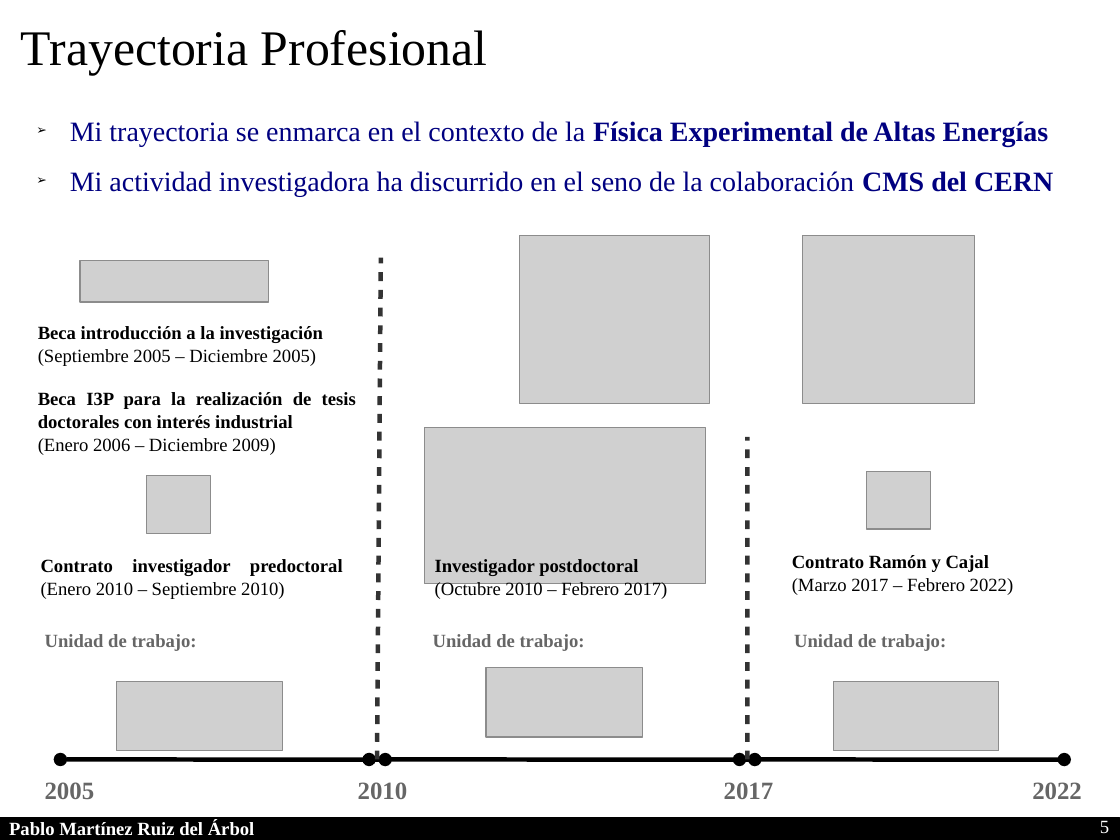
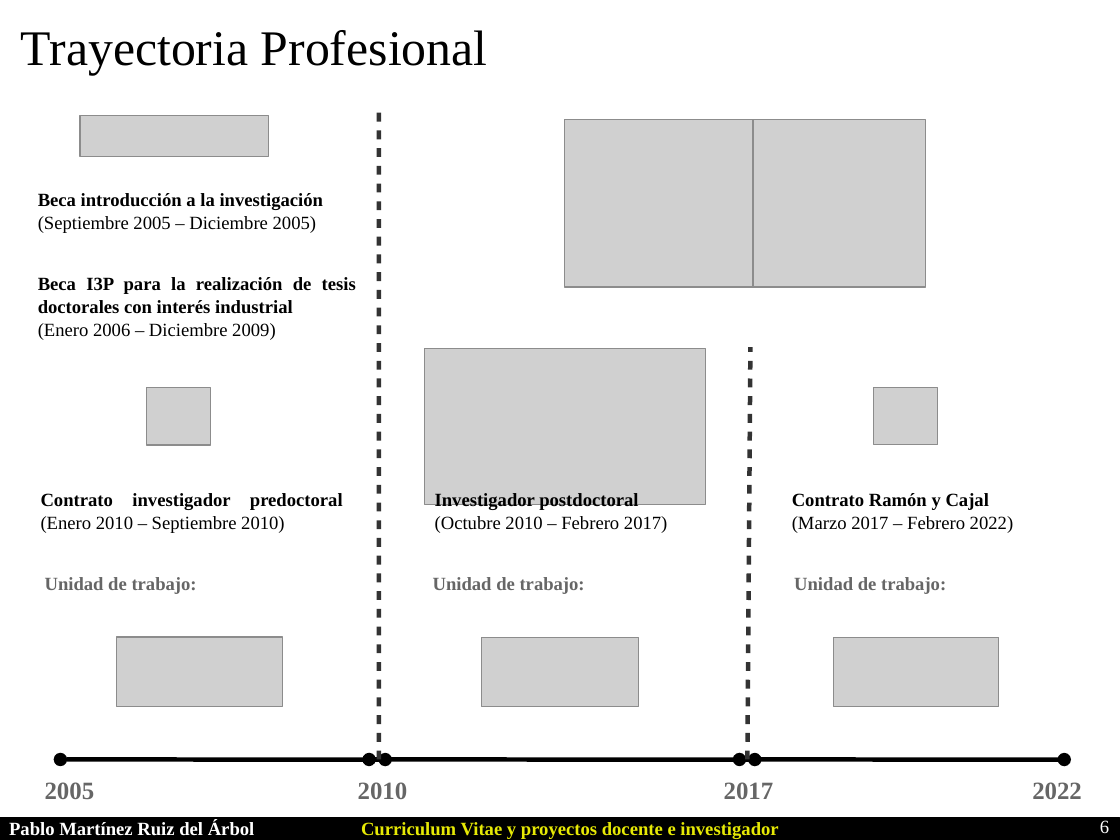
Before and after one commit to parbol/Plaza, a slide deck: slide 6 of Presentacion/Presentacion.odp (slide 5 before the commit). Drawn at 1120x840 pixels with LibreOffice and Linux fonts; fonts in the diff are those of the drawing; grey boxes stand for pictures. Boxes give left, top, right and bottom in pixels: in the first picture for what was removed or moved away, otherwise in the second. Text is boxed around its words. In the diff, an @@ line names an element or a change of style, - is before the commit and + after.

```diff
--- a/Presentacion/Presentacion.odp
+++ b/Presentacion/Presentacion.odp
@@ picture: place and size @@
-picture at [80, 261, 268, 302]
+picture at [80, 115, 268, 157]
@@ line moved from (377, 759) - (381, 258) to (379, 759) - (379, 112) @@
@@ picture: place and size @@
-picture at [520, 235, 710, 403]
+picture at [564, 119, 755, 287]
@@ picture: place and size @@
-picture at [802, 235, 974, 403]
+picture at [753, 119, 925, 287]
@@ text removed at [70, 121, 1053, 197] @@
-➢ Mi trayectoria se enmarca en el contexto de la Física Experimental de Altas Energías
-➢ Mi actividad investigadora ha discurrido en el seno de la colaboración CMS del CERN
@@ text "Beca introducción a la investigación": place and size @@
-text "Beca introducción a la investigación" at [38, 326, 323, 366]
+text "Beca introducción a la investigación" at [38, 193, 323, 233]
@@ text "Beca I3P para la realización ...": place and size @@
-text "Beca I3P para la realización ..." at [38, 392, 356, 455]
+text "Beca I3P para la realización ..." at [38, 277, 356, 340]
@@ picture: place and size @@
-picture at [424, 428, 706, 584]
+picture at [424, 348, 706, 504]
@@ line moved from (747, 759) - (747, 437) to (747, 759) - (750, 347) @@
@@ picture: place and size @@
-picture at [147, 476, 211, 533]
+picture at [147, 388, 211, 445]
@@ picture: place and size @@
-picture at [867, 472, 931, 529]
+picture at [874, 388, 937, 445]
@@ text "Contrato investigador predoctoral (Enero 2010 ...": place and size @@
-text "Contrato investigador predoctoral (Enero 2010 ..." at [41, 559, 343, 599]
+text "Contrato investigador predoctoral (Enero 2010 ..." at [41, 493, 343, 533]
@@ text "Investigador postdoctoral": place and size @@
-text "Investigador postdoctoral" at [435, 559, 667, 599]
+text "Investigador postdoctoral" at [435, 493, 667, 533]
@@ text "Contrato Ramón y Cajal": place and size @@
-text "Contrato Ramón y Cajal" at [792, 555, 1013, 595]
+text "Contrato Ramón y Cajal" at [792, 493, 1013, 533]
@@ 3 texts: place and size @@
-3 texts at [45, 634, 946, 651]
+3 texts at [45, 577, 946, 594]
@@ picture: place and size @@
-picture at [116, 681, 282, 750]
+picture at [116, 637, 282, 707]
@@ picture: place and size @@
-picture at [486, 668, 643, 737]
+picture at [482, 637, 638, 707]
@@ picture: place and size @@
-picture at [833, 681, 999, 750]
+picture at [833, 637, 999, 707]
@@ text added at [361, 822, 778, 839], 12 pt, text #E6E905, bold @@
+Curriculum Vitae y proyectos docente e investigador
@@ page number at [1100, 820, 1109, 833]: text changed @@
-5
+6
```
Also in this commit, not shown: 17 other slides changed, 3 slides added, 2 slides removed.
